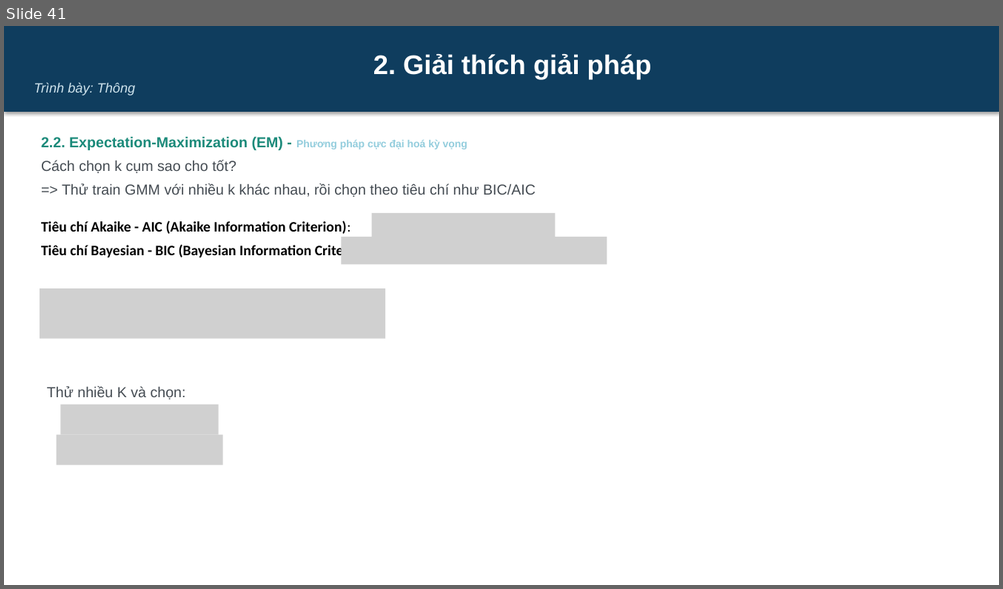
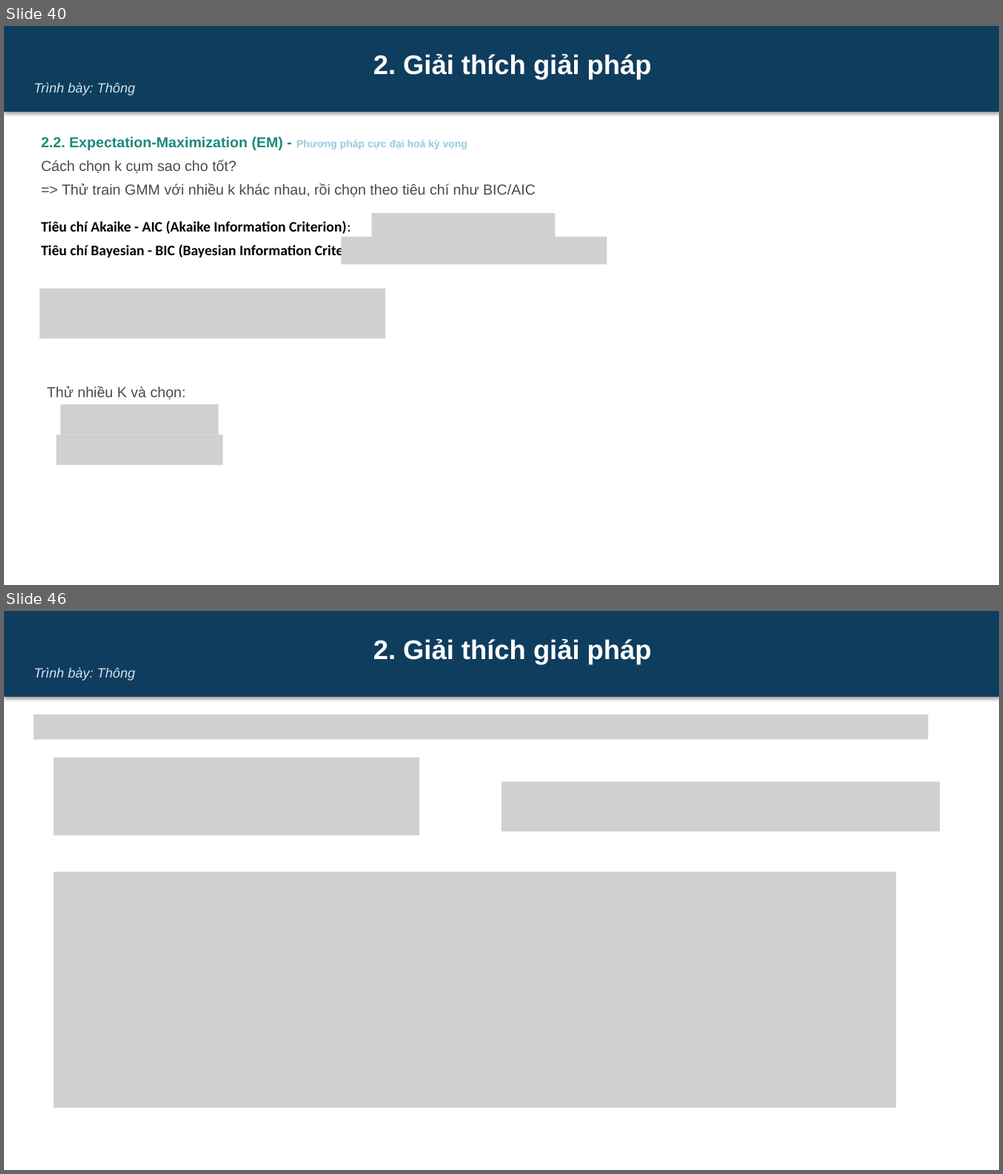
Before and after one commit to dinhdatthong1809/gaussian-mixture-model, a slide deck: Slide.pptx. Shown one above the other, each under a label of ours: slide 41 before the commit, slides 40 and 46 after it; the slides between them are not shown. The pictures are 1003x589 and 1003x1174 pixels, drawn with LibreOffice and Linux fonts; fonts in the diff are those of the drawing; grey boxes stand for pictures. Boxes give left, top, right and bottom in pixels: in the first picture for what was removed or moved away, otherwise in the second. Text is boxed around its words. In the diff, an @@ line names an element or a change of style, - is before the commit and + after.

```diff
--- a/Slide.pptx
+++ b/Slide.pptx
@@ slide 46 added at [4,611,999,1170], background #FFFFFF @@
@@ rectangle added at [4,611,999,697], fill #0F3D5E, 26 pt, text #FFFFFF, bold @@
+2. Giải thích giải pháp
+Trình bày: Thông
@@ picture added at [34,715,928,740] @@
@@ picture added at [54,758,420,835] @@
@@ picture added at [502,782,940,832] @@
@@ picture added at [54,872,896,1108] @@
@@ what was slide 41 is now slide 40 @@
```
Also in this commit, not shown: 8 slides changed, 3 other slides added.
